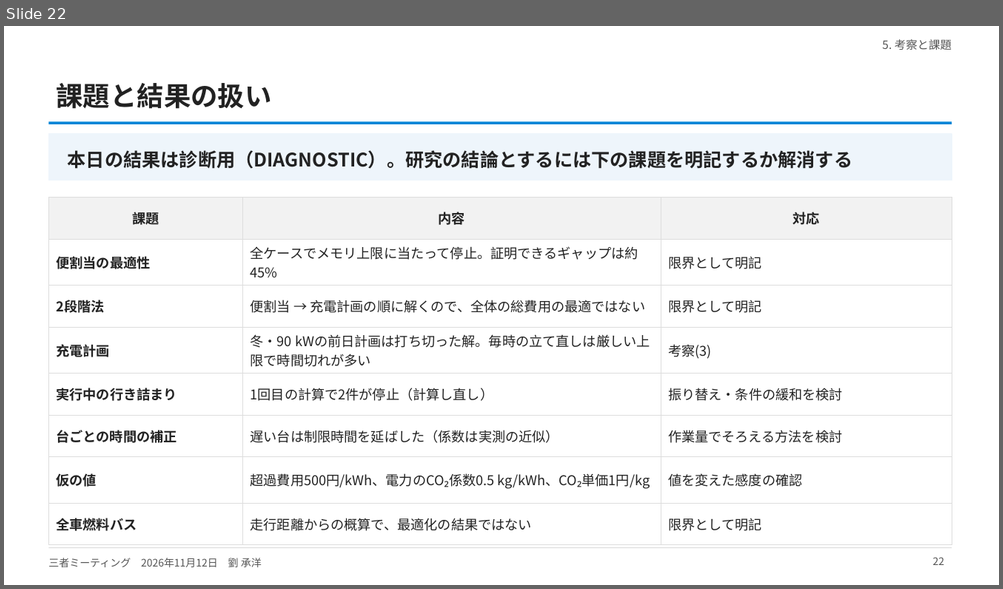
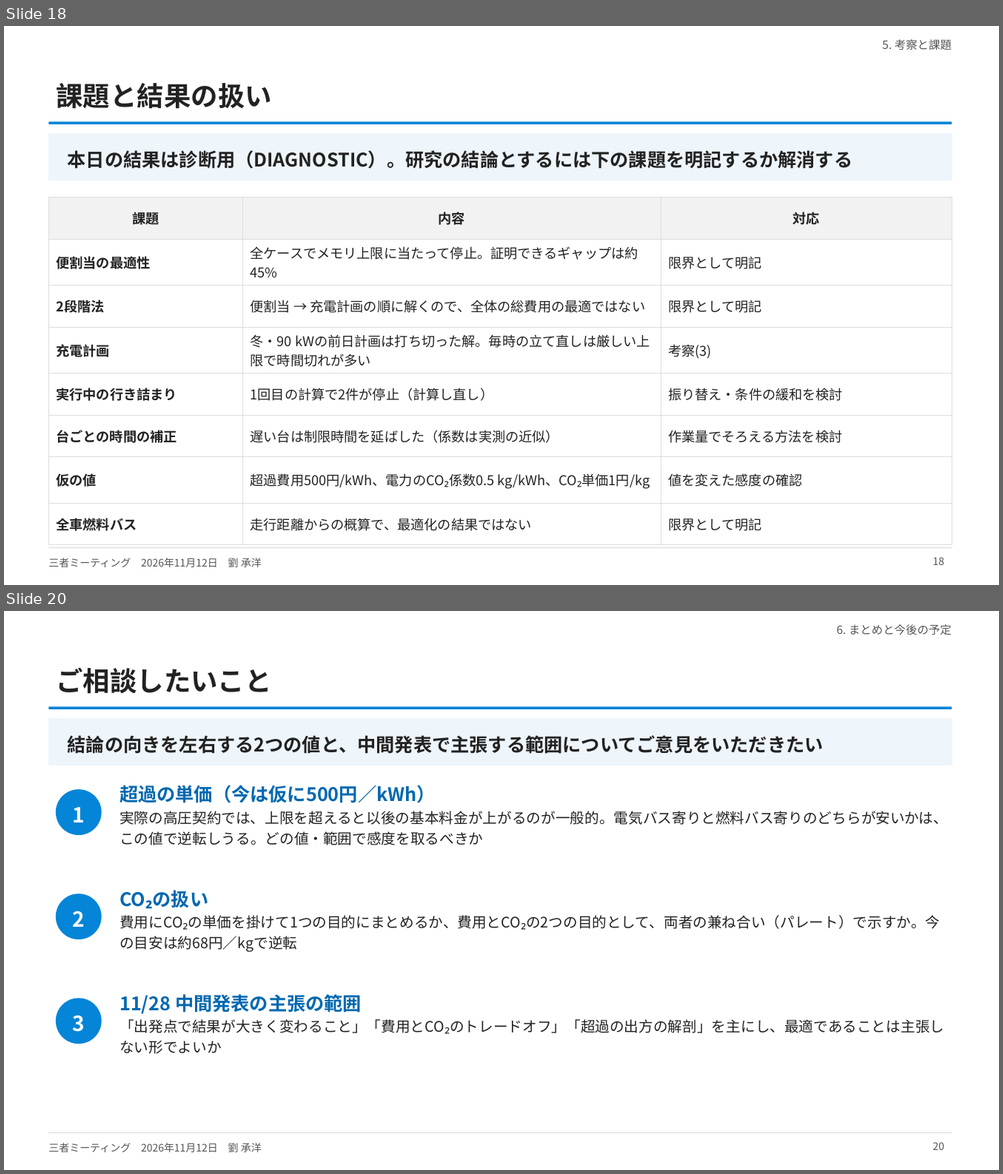
Before and after one commit to CYLIU2003/master-course, a slide deck: outcome/2026-11-12_three_party/three_party_20261112.pptx. Shown one above the other, each under a label of ours: slide 22 before the commit, slides 18 and 20 after it; the slides between them are not shown. The pictures are 1003x589 and 1003x1174 pixels, drawn with LibreOffice and Linux fonts; fonts in the diff are those of the drawing. Boxes give left, top, right and bottom in pixels: in the first picture for what was removed or moved away, otherwise in the second. Text is boxed around its words. In the diff, an @@ line names an element or a change of style, - is before the commit and + after.

```diff
--- a/outcome/2026-11-12_three_party/three_party_20261112.pptx
+++ b/outcome/2026-11-12_three_party/three_party_20261112.pptx
@@ slide 20 added at (4, 611, 999, 1170), background #FFFFFF; not listed: 3 template elements that a slide beside it also shows @@
@@ text added at (836, 624, 951, 635), 11 pt, text #555555 @@
+6. まとめと今後の予定
@@ title added at (56, 667, 271, 694), 26 pt, text #222222, bold @@
+ご相談したいこと
@@ rectangle added at (48, 719, 951, 766), fill #EEF5FB, outline #EEF5FB 1 pt @@
@@ text added at (68, 735, 823, 754), 18 pt, text #222222, bold @@
+結論の向きを左右する2つの値と、中間発表で主張する範囲についてご意見をいただきたい
@@ text added at (119, 785, 948, 846), 14 pt, text #222222 @@
+超過の単価（今は仮に500円／kWh）
+実際の高圧契約では、上限を超えると以後の基本料金が上がるのが一般的。電気バス寄りと燃料バス寄りのどちらが安いかは、この値で逆転しうる。どの値・範囲で感度を取るべきか
@@ ellipse added at (57, 790, 101, 834), fill #0485D7, outline #0485D7 1 pt @@
@@ text added at (73, 807, 85, 823), 20 pt, text #FFFFFF, bold @@
+1
@@ ellipse added at (57, 894, 101, 940), fill #0485D7, outline #0485D7 1 pt @@
@@ text added at (119, 890, 939, 952), 14 pt, text #222222 @@
+CO₂の扱い
+費用にCO₂の単価を掛けて1つの目的にまとめるか、費用とCO₂の2つの目的として、両者の兼ね合い（パレート）で示すか。今の目安は約68円／kgで逆転
@@ text added at (73, 911, 85, 927), 20 pt, text #FFFFFF, bold @@
+2
@@ ellipse added at (57, 999, 101, 1044), fill #0485D7, outline #0485D7 1 pt @@
@@ text added at (119, 994, 944, 1054), 14 pt, text #222222 @@
+11/28 中間発表の主張の範囲
+「出発点で結果が大きく変わること」「費用とCO₂のトレードオフ」「超過の出方の解剖」を主にし、最適であることは主張しない形でよいか
@@ text added at (73, 1016, 85, 1032), 20 pt, text #FFFFFF, bold @@
+3
@@ page number added at (933, 1142, 945, 1150), 10 pt, text #555555 @@
+20
@@ what was slide 22 is now slide 18 @@
@@ page number at (933, 557, 945, 565): text changed @@
-22
+18
```
Also in this commit, not shown: 19 slides changed, 3 other slides added, 4 other files.
